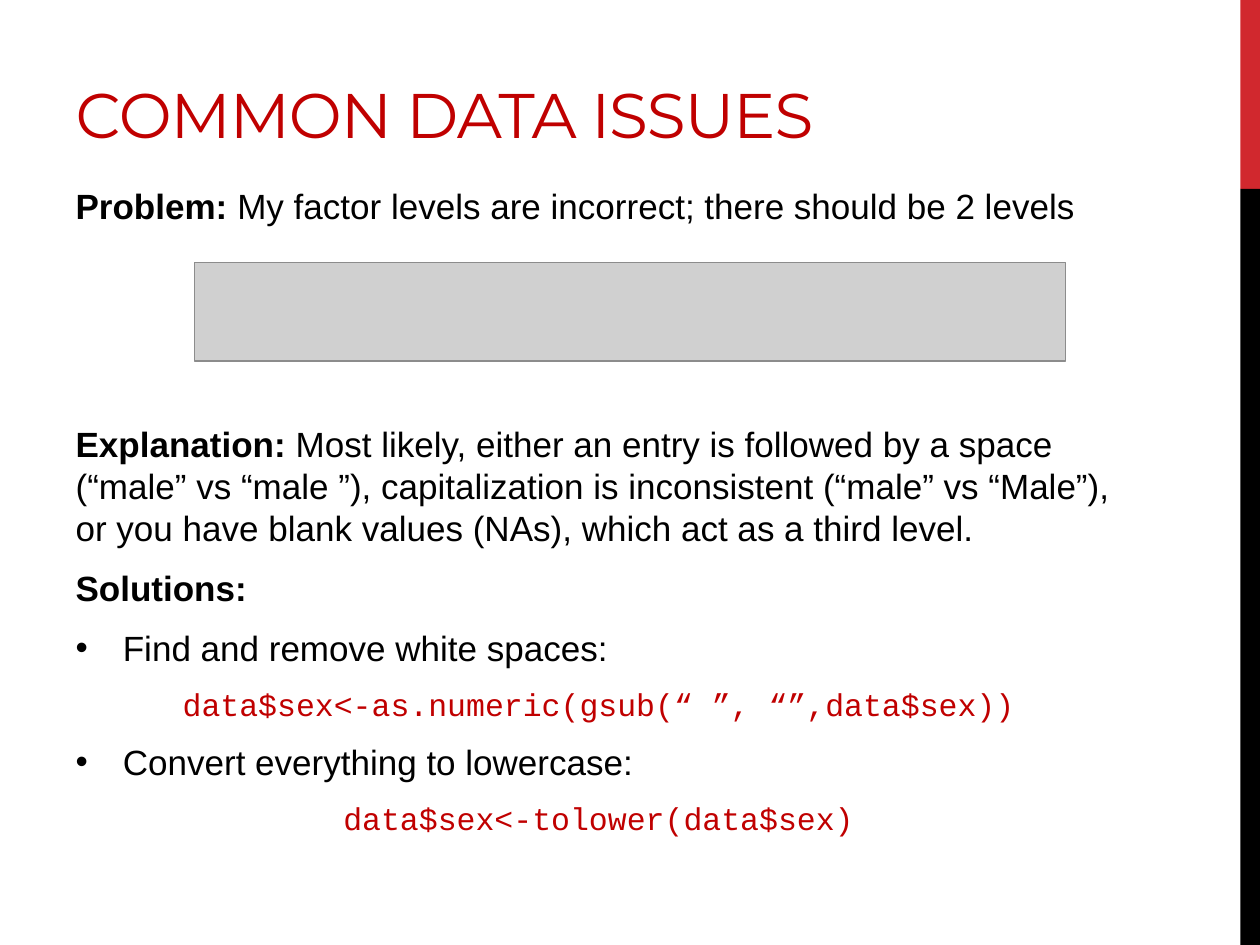
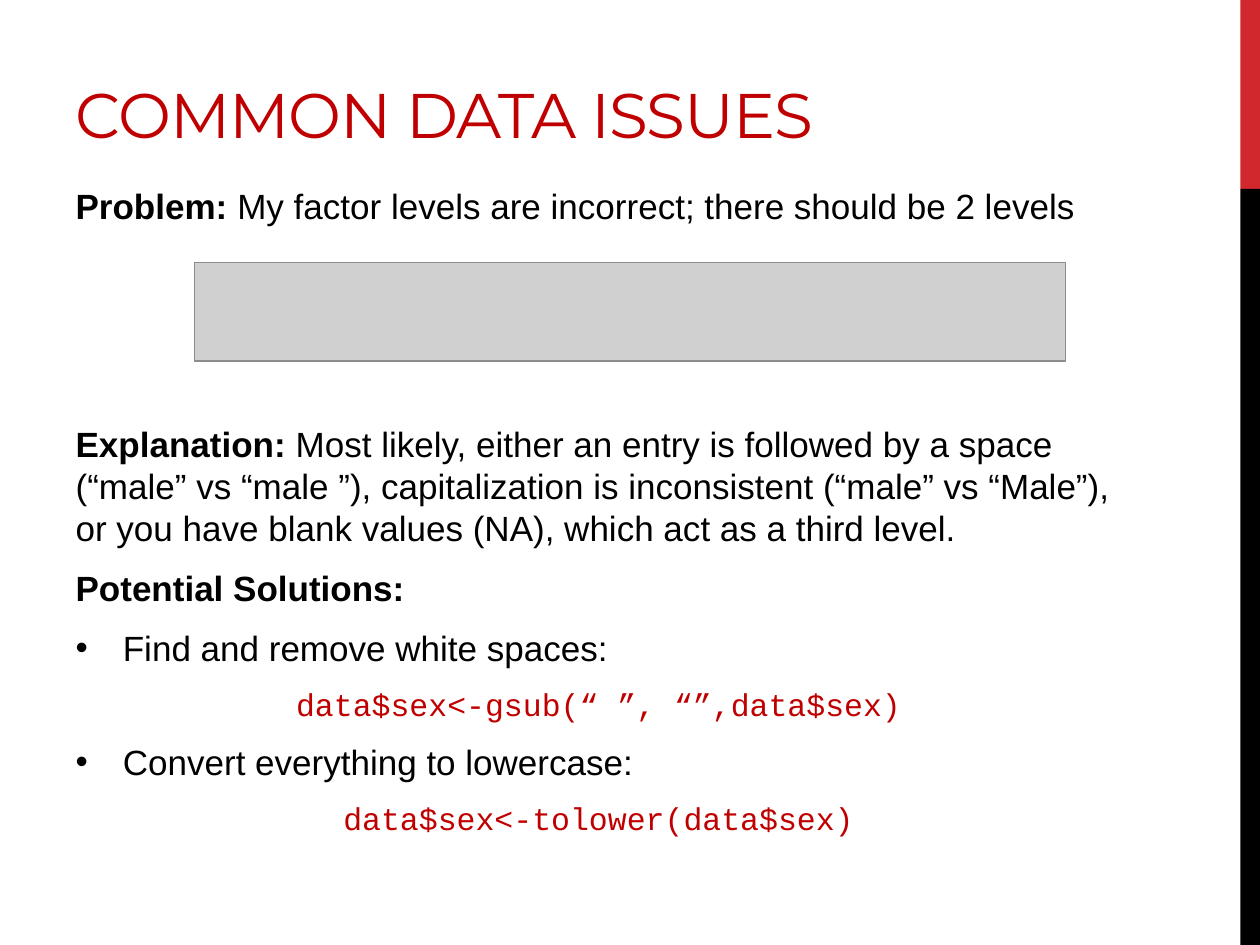
Before and after one commit to DanielleQuinn/RBarMUN, a slide deck: slide 14 of IntroWorkshop/RBar_IntroII.pptx (slide 15 before the commit). Drawn at 1260x945 pixels with LibreOffice and Linux fonts; fonts in the diff are those of the drawing; grey boxes stand for pictures. Boxes give left, top, right and bottom in pixels: in the first picture for what was removed or moved away, otherwise in the second. Text is boxed around its words. In the diff, an @@ line names an element or a change of style, - is before the commit and + after.

```diff
--- a/IntroWorkshop/RBar_IntroII.pptx
+++ b/IntroWorkshop/RBar_IntroII.pptx
@@ text at <box>76,431,1109,602</box>: text changed @@
-Explanation: Most likely, either an entry is followed by a space (“male” vs “male ”), capitalization is inconsistent (“male” vs “Male”), or you have blank values (NAs), which act as a third level.
-Solutions:
+Explanation: Most likely, either an entry is followed by a space (“male” vs “male ”), capitalization is inconsistent (“male” vs “Male”), or you have blank values (NA), which act as a third level.
+Potential Solutions:
@@ text at <box>296,693,901,723</box>: text changed @@
-data$sex<-as.numeric(gsub(“ ”, “”,data$sex))
+data$sex<-gsub(“ ”, “”,data$sex)
```
Also in this commit, not shown: 23 other slides changed, 3 slides added, 5 slides removed.
